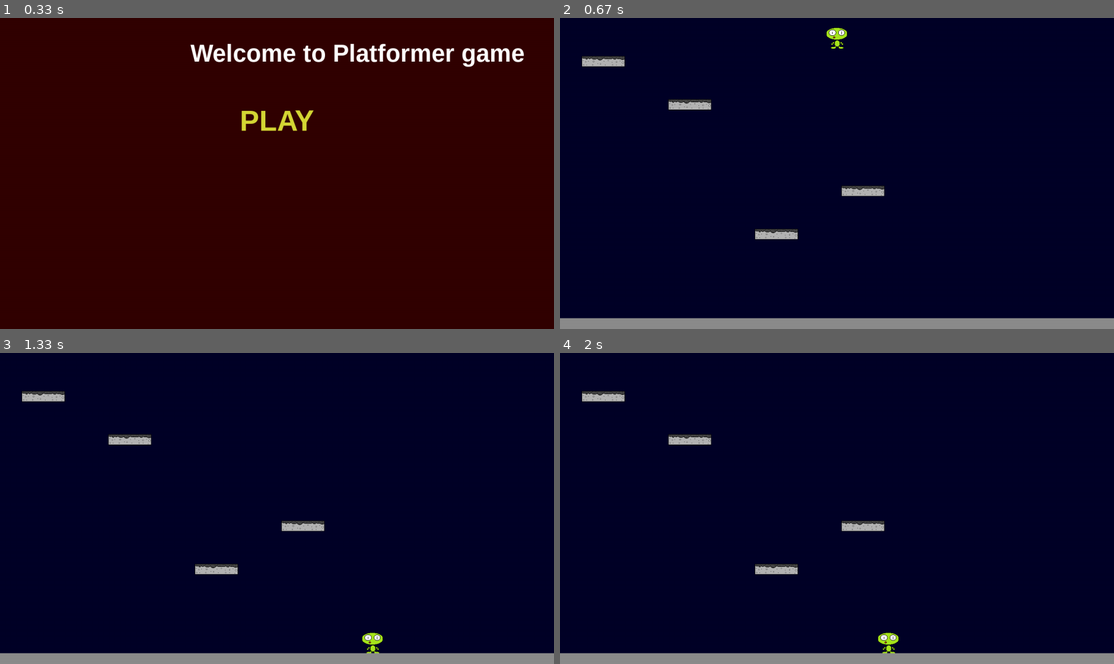
Above: before the commit, frames 1-4 (two rows, left to right).
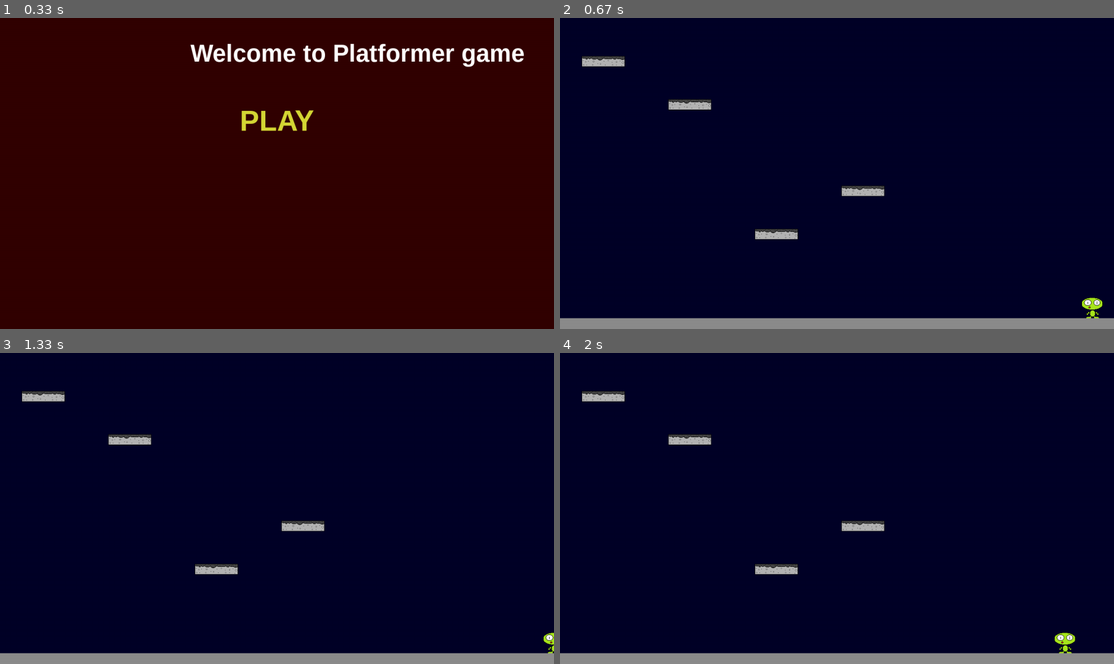
Above: after the commit, the same moments.

Repository: lapatinn/ot-harjoitustyo
Game: pygame game, started from src/main.py
The game is run twice, just before and just after one commit, with the same random seed, the same clock (stepped at 60 frames per second) and the same inputs.
Inputs (mouse positions are in pixels of both pictures, inside the frame that each line leads up to):
- Up to frame 1 (0.33 s): no input
- Up to frame 2 (0.67 s): click "PLAY" at 0.38 s
- Up to frame 3 (1.33 s): hold D 0.67-1.13 s; move the mouse to (254, 520) at 0.7 s
- Up to frame 4 (2 s): hold A from 1.67 s (still down)

Frame 1 is identical in both runs. In frame 2, 0.3% of the frame differs, in the area x 48-98%, y 3-97%; in frame 3, 0.2%; in frame 4, 0.3%, in the area x 57-94%, y 89-97%.

Commit message:
Change starting pos, add reset_pos method

Diff:
--- a/src/sprites/player.py
+++ b/src/sprites/player.py
@@ -13,7 +13,8 @@
         self.rect = self.surface.get_rect(
             center=(SCREEN_WIDTH//2, SCREEN_HEIGHT - 50))
 
-        self.pos = vec((SCREEN_WIDTH//2, 0))
+        self.pos = vec((SCREEN_WIDTH - self.rect.width,
+                       SCREEN_HEIGHT - self.rect.height))
         self.vel = vec(0, 0)
         self.acc = vec(0, 0)
 
@@ -71,3 +72,7 @@
             self.moveright = False
         if dir == "cancel_left":
             self.moveleft = False
+
+    def reset_pos(self):
+        self.pos = vec((SCREEN_WIDTH - self.rect.width,
+                       SCREEN_HEIGHT - self.rect.height))
